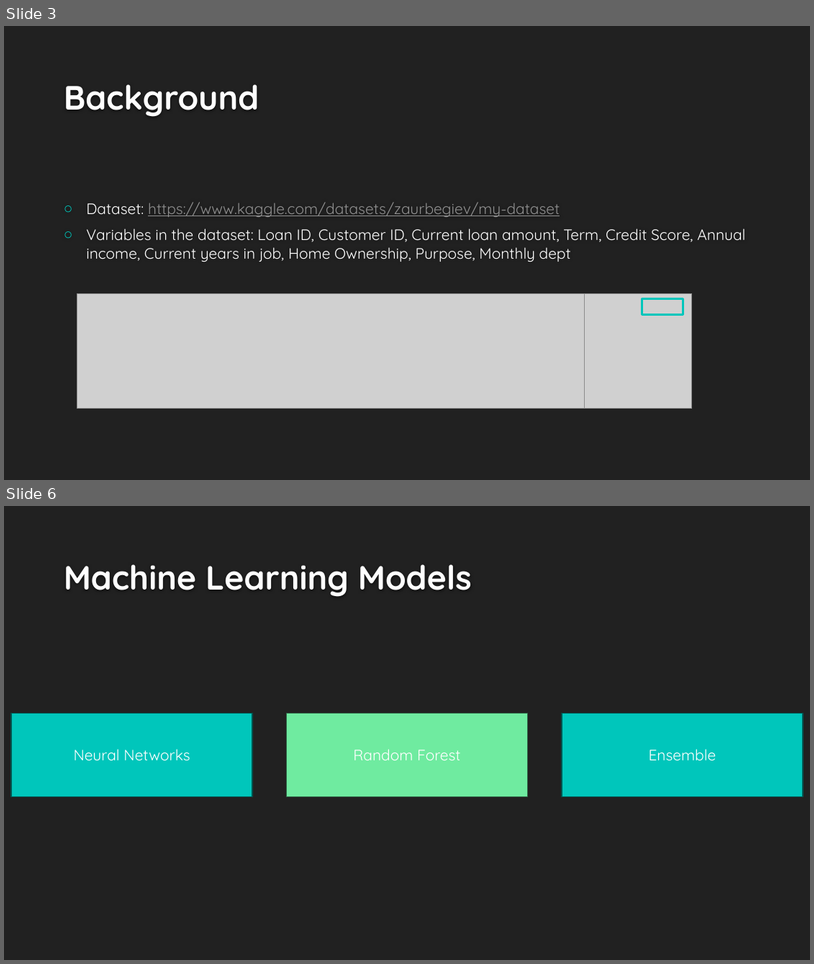
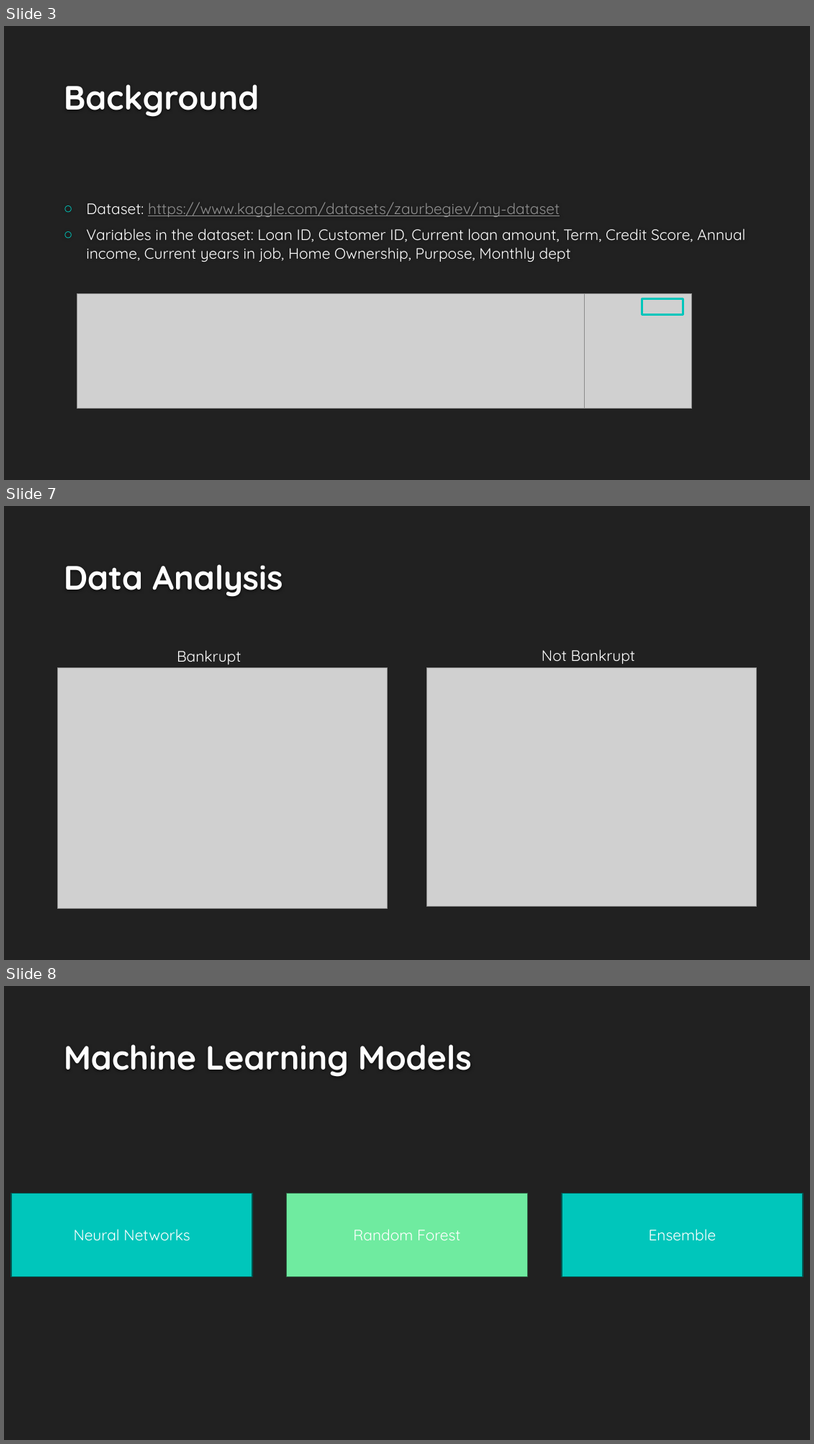
Before and after one commit to KavishNaran/Loan-risk---machine-learning, a slide deck: Credit Loan Presentation.pptx. Shown one above the other, each under a label of ours: slides 3 and 6 before the commit, slides 3, 7 and 8 after it; the slides between them are not shown. The pictures are 814x964 and 814x1444 pixels, drawn with LibreOffice and Linux fonts; fonts in the diff are those of the drawing; grey boxes stand for pictures; background and template pictures are left out. Boxes give left, top, right and bottom in pixels: in the first picture for what was removed or moved away, otherwise in the second. Text is boxed around its words. In the diff, an @@ line names an element or a change of style, - is before the commit and + after.

```diff
--- a/Credit Loan Presentation.pptx
+++ b/Credit Loan Presentation.pptx
@@ slide 7 added at box(4, 506, 810, 960), background #212121 @@
@@ title added at box(64, 564, 283, 597), 40 pt, text #FEFEFE, bold @@
+Data Analysis
@@ text added at box(177, 650, 241, 664), 18 pt, text #FFFFFF @@
+Bankrupt
@@ text added at box(542, 649, 635, 664), 18 pt, text #FFFFFF @@
+Not Bankrupt
@@ picture added at box(58, 667, 388, 908) @@
@@ picture added at box(427, 667, 756, 906) @@
@@ what was slide 6 is now slide 8 @@
```
Also in this commit, not shown: 2 slides changed, 1 other slide added, 2 other files.
